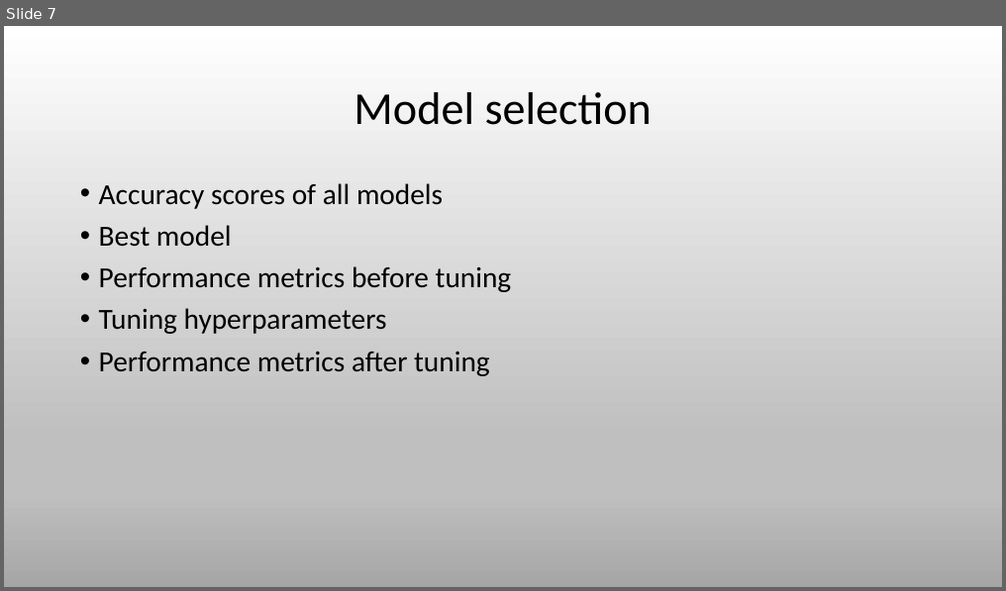
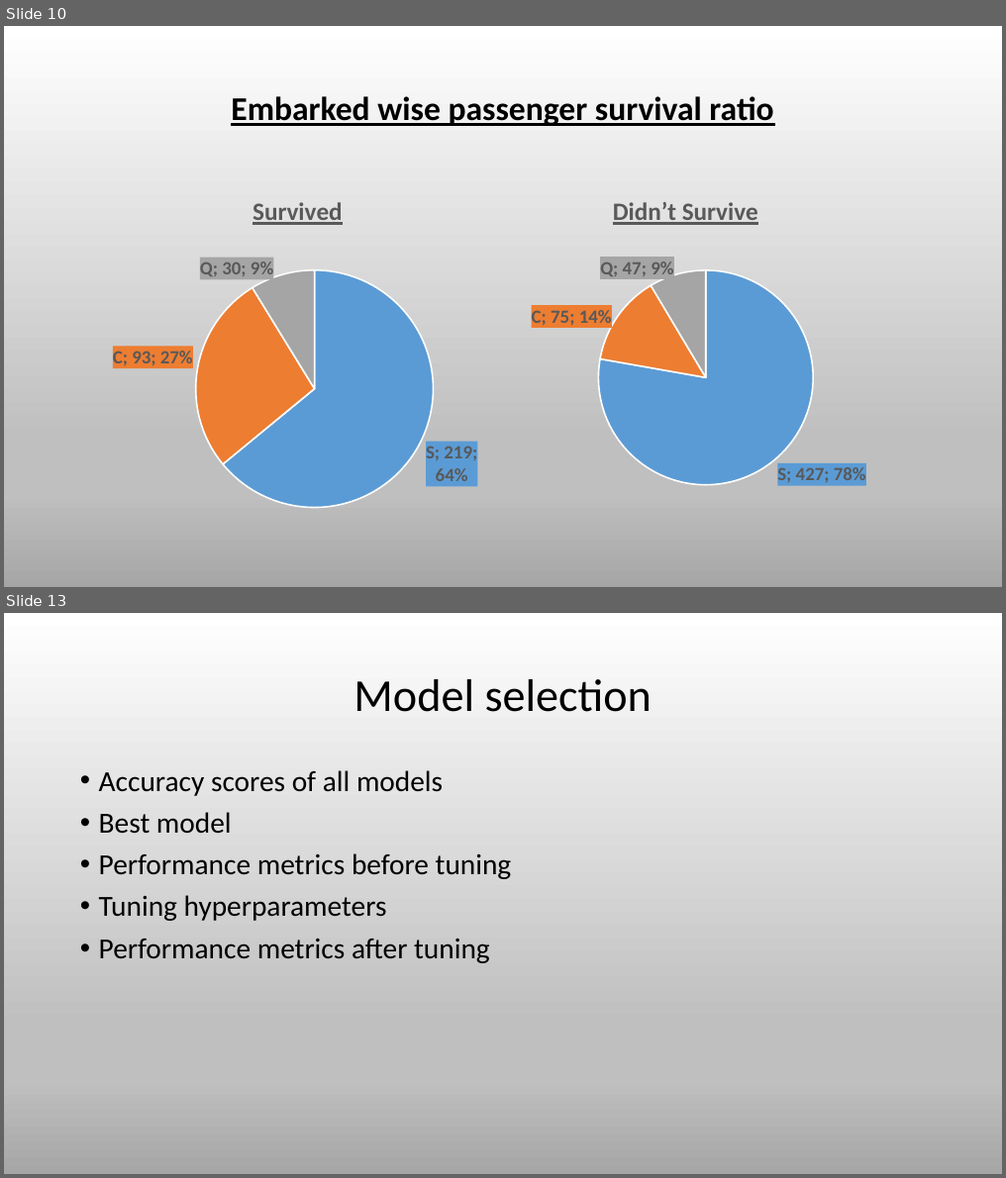
Before and after one commit to amaan2810/Project, a slide deck: PPT.pptx. Shown one above the other, each under a label of ours: slide 7 before the commit, slides 10 and 13 after it; the slides between them are not shown. The pictures are 1006x591 and 1006x1178 pixels, drawn with LibreOffice and Linux fonts; fonts in the diff are those of the drawing. Boxes give left, top, right and bottom in pixels: in the first picture for what was removed or moved away, otherwise in the second. Text is boxed around its words. In the diff, an @@ line names an element or a change of style, - is before the commit and + after.

```diff
--- a/PPT.pptx
+++ b/PPT.pptx
@@ slide 10 added at box(4, 26, 1002, 587), background gradient #FFFFFF to #BFBFBF to #A6A6A6 @@
@@ title added at box(231, 96, 773, 126), 32 pt, text #000000, bold, underline @@
+Embarked wise passenger survival ratio
@@ pie chart added at box(63, 179, 532, 530) @@
+title "Survived "
+categories: S, C, Q
+Series 1: 219, 93, 30
@@ pie chart added at box(439, 179, 934, 530) @@
+title "Didn’t Survive "
+categories: S, C, Q
+Series 1: 427, 75, 47
@@ what was slide 7 is now slide 13 @@
```
Also in this commit, not shown: 1 slide changed, 7 other slides added, 2 slides removed.
